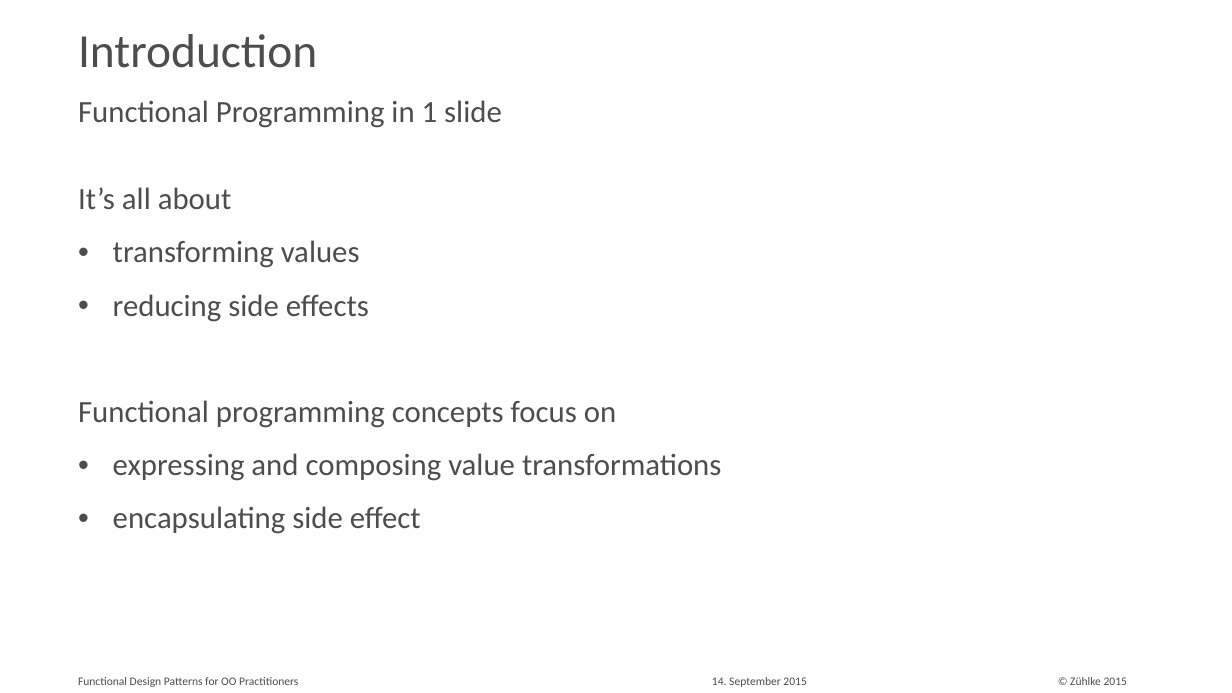
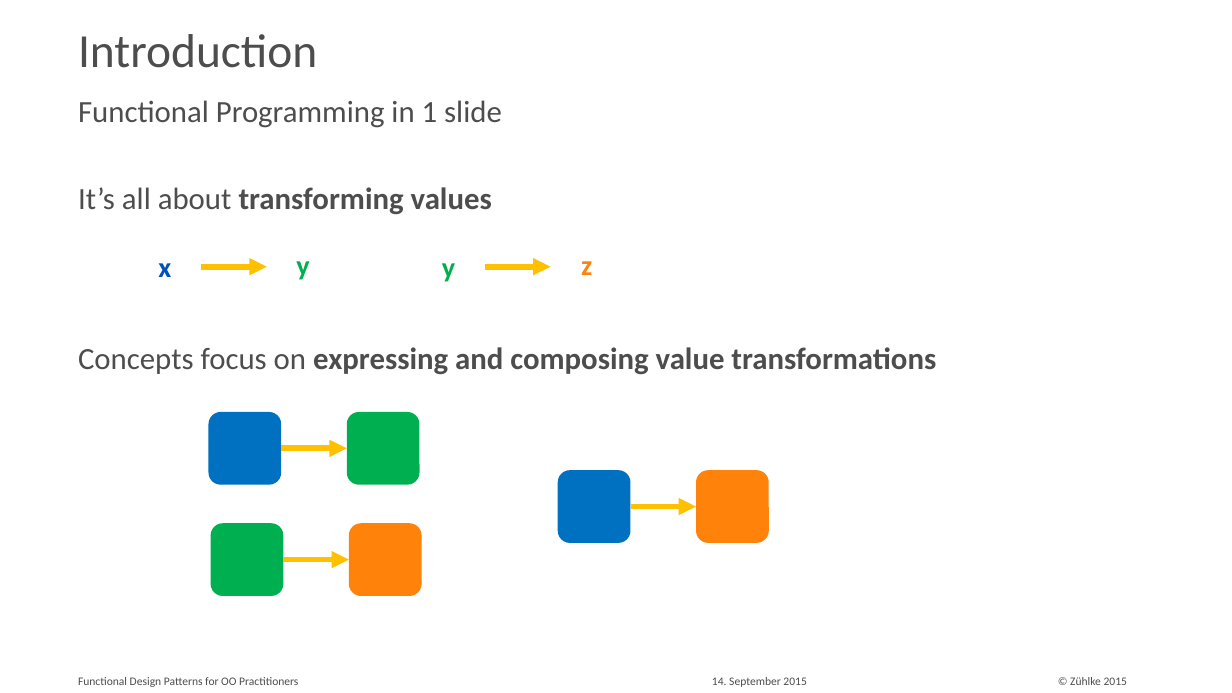
Before and after one commit to aax/zdays-fp-patterns, a slide deck: slide 4 of Functional Design Patterns for OO Practitioners.pptx (slide 9 before the commit). Drawn at 1232x693 pixels with LibreOffice and Linux fonts; fonts in the diff are those of the drawing. Boxes give left, top, right and bottom in pixels: in the first picture for what was removed or moved away, otherwise in the second. Text is boxed around its words. In the diff, an @@ line names an element or a change of style, - is before the commit and + after.

Commit message:
futures example & more introduction

```diff
--- a/Functional Design Patterns for OO Practitioners.pptx
+++ b/Functional Design Patterns for OO Practitioners.pptx
@@ text at (78, 187, 936, 374): text changed; bold on @@
-It’s all about
-• transforming values
-• reducing side effects
-Functional programming concepts focus on
-• expressing and composing value transformations
-• encapsulating side effect
+It’s all about transforming values
+Concepts focus on expressing and composing value transformations
@@ text added at (158, 263, 171, 277), 22 pt, text #0152B7, bold @@
+x
@@ arrow added from (201, 267) to (267, 267), #FFC000 4.5 pt @@
@@ text added at (296, 261, 309, 280), 22 pt, text #00B050, bold @@
+y
@@ text added at (442, 263, 455, 282), 22 pt, text #00B050, bold @@
+y
@@ arrow added from (485, 267) to (551, 267), #FFC000 4.5 pt @@
@@ text added at (581, 261, 592, 275), 22 pt, text #FF820A, bold @@
+z
@@ rounded rectangle added at (209, 412, 282, 485), fill #0070C0 @@
@@ rounded rectangle added at (347, 412, 420, 485), fill #00B050 @@
@@ arrow added from (281, 448) to (347, 448), #FFC000 4.5 pt @@
@@ rounded rectangle added at (558, 470, 631, 543), fill #0070C0 @@
@@ rounded rectangle added at (696, 470, 769, 543), fill #FF820A @@
@@ arrow added from (630, 506) to (696, 506), #FFC000 4.5 pt @@
@@ rounded rectangle added at (211, 523, 284, 596), fill #00B050 @@
@@ rounded rectangle added at (349, 523, 422, 596), fill #FF820A @@
@@ arrow added from (284, 560) to (349, 560), #FFC000 4.5 pt @@
```
Also in this commit, not shown: 8 other slides changed, 3 other files.
